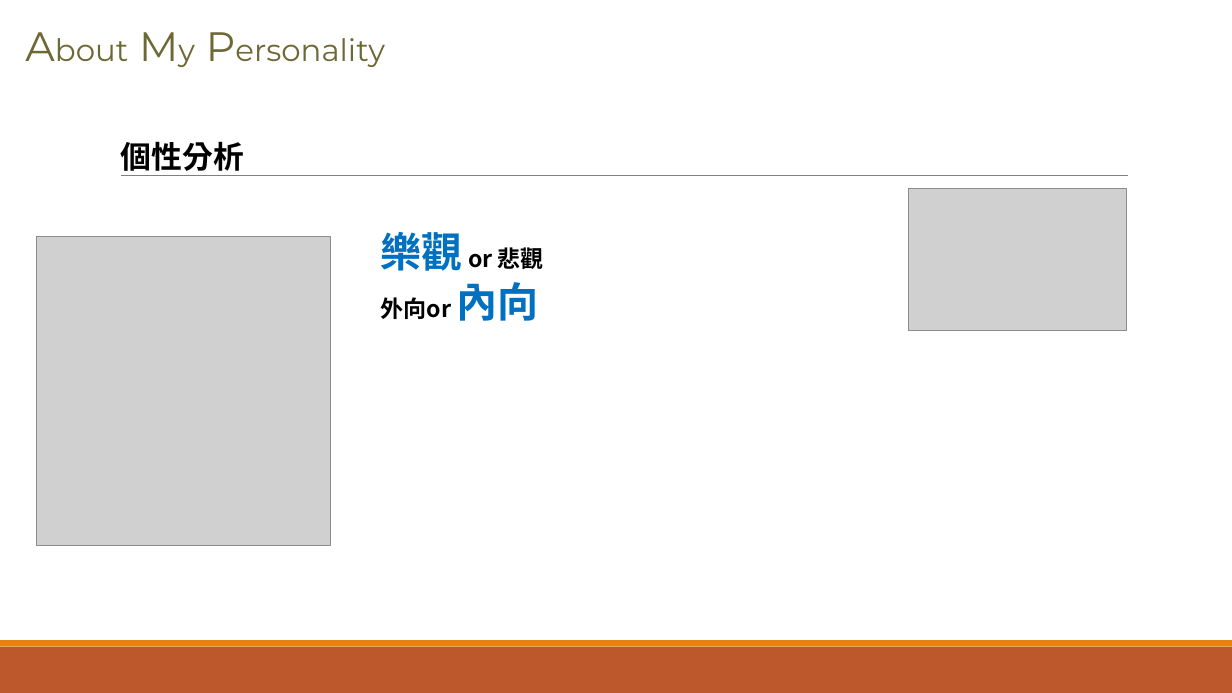
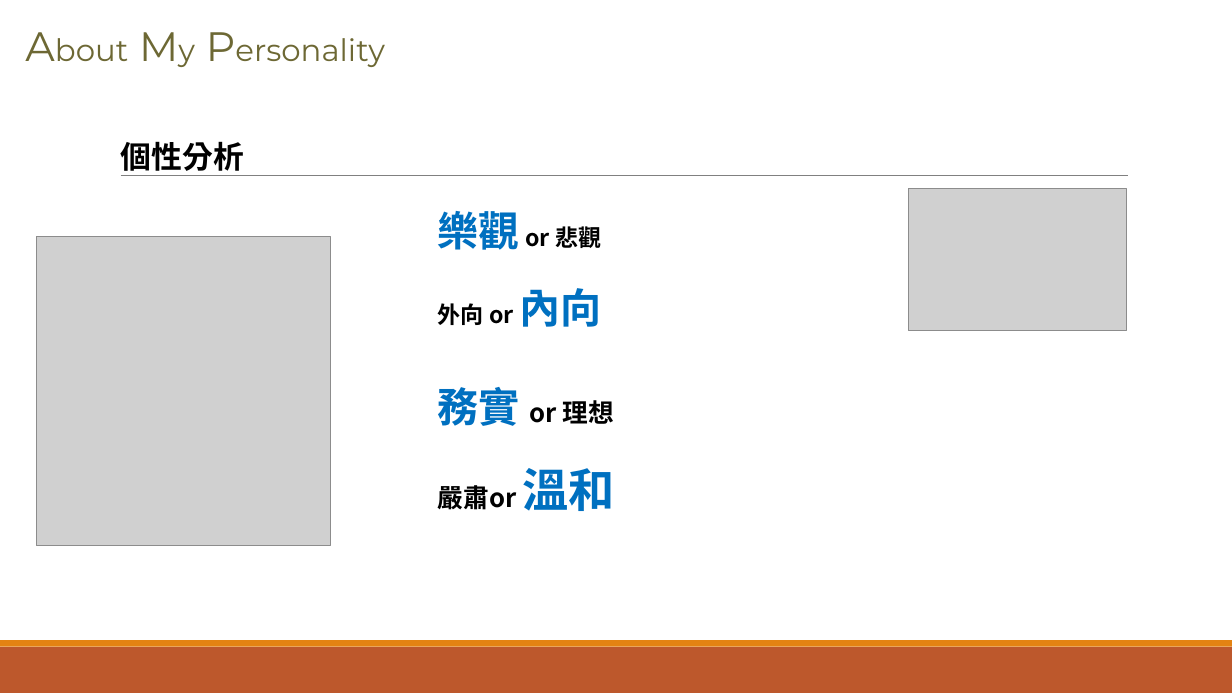
Before and after one commit to F74046535/Forwork, a slide deck: slide 2 of 自我介紹.pptx. Drawn at 1232x693 pixels with LibreOffice and Linux fonts; fonts in the diff are those of the drawing; grey boxes stand for pictures. Boxes give left, top, right and bottom in pixels: in the first picture for what was removed or moved away, otherwise in the second. Text is boxed around its words. In the diff, an @@ line names an element or a change of style, - is before the commit and + after.

```diff
--- a/自我介紹.pptx
+++ b/自我介紹.pptx
@@ text "樂觀 or 悲觀": place and size @@
-text "樂觀 or 悲觀" at (381, 232, 544, 321)
+text "樂觀 or 悲觀" at (438, 211, 614, 511)
@@ text at (438, 288, 614, 511): text changed; size 18 to 20 pt @@
-外向or 內向
+外向 or 內向
+務實 or 理想
+嚴肅or 溫和
```
Also in this commit, not shown: 2 other slides changed, 1 other file.
